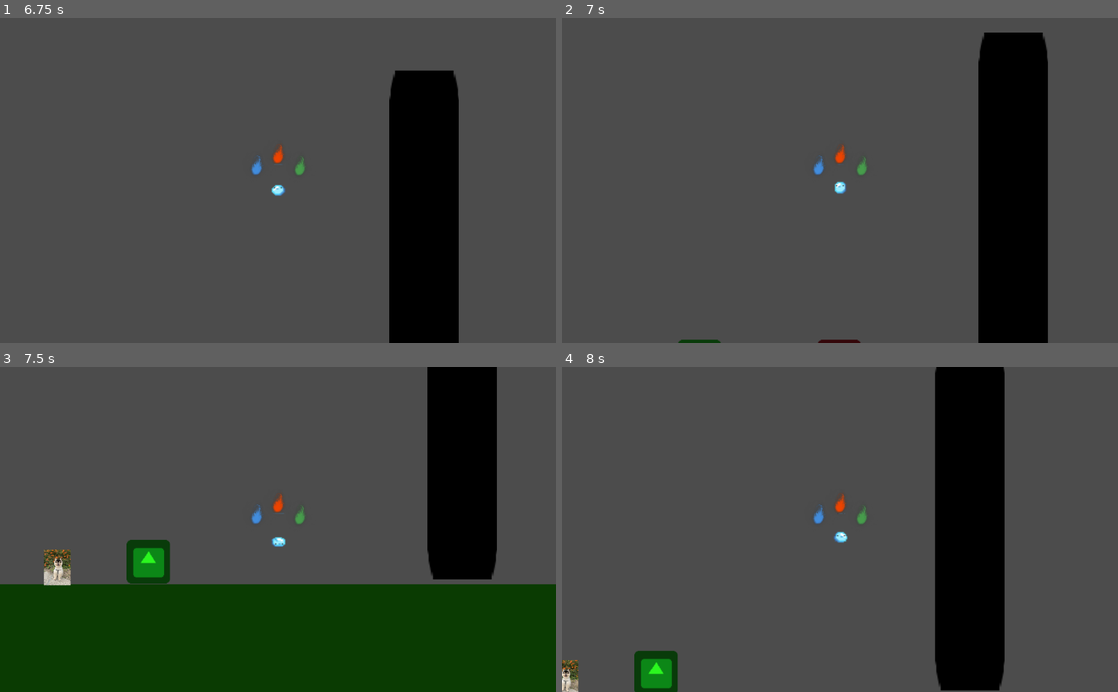
Above: before the commit, frames 1-4 (two rows, left to right).
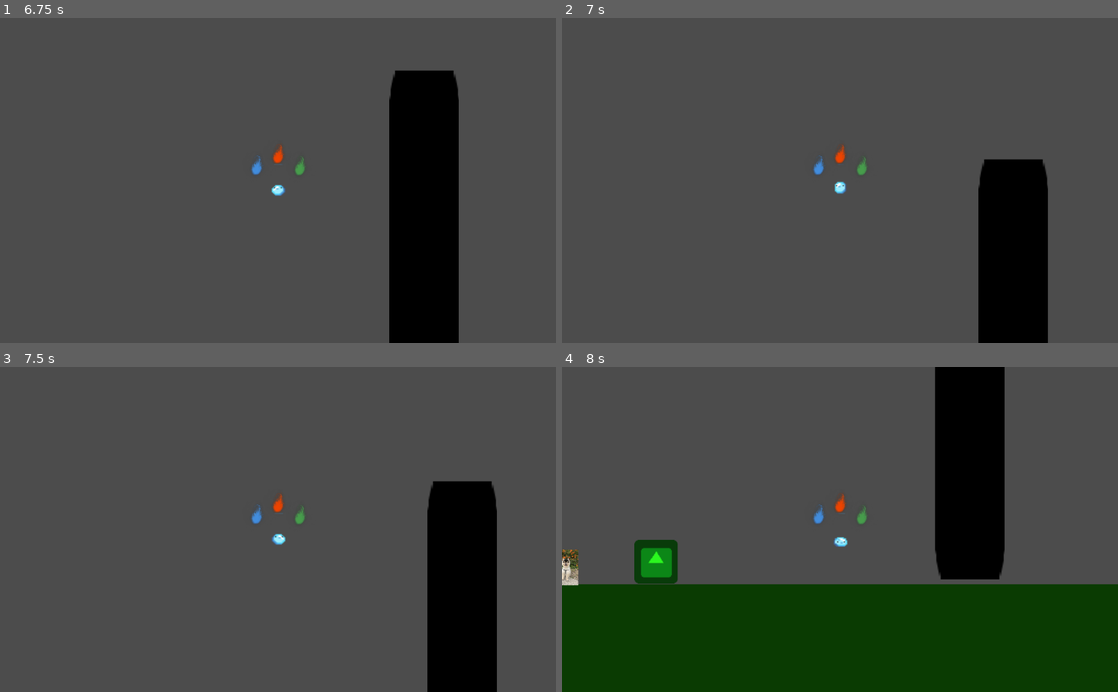
Above: after the commit, the same moments.

Repository: mccomicke3/Indigo_Sprint2
Game: Godot game, scene res://BaseWorld.tscn
The game is run twice, just before and just after one commit, with the same random seed, the same clock (stepped at 60 frames per second) and the same inputs. The engine's default icon, where the game draws it, is replaced by a stand-in: a white triangle on a blue panel in a dark square.
Inputs:
- Up to frame 1 (6.75 s): hold 1 (ui_1) 0.53-1.28 s; hold Right (ui_right) 0.53-2.03 s; tap Up (ui_up) at 0.77, 1.07, 1.52, 1.82, 3.02, 3.05, 3.32, 4.52, 4.82, 6.02, 6.32 s; tap 2 (ui_2) at 0.8, 1.35, 4.55 s; tap 3 (ui_3) at 1.55, 5.3, 5.85 s; hold Left (ui_left) 2.03-2.78 s; hold 3 (ui_3) 2.03-2.78 s; tap 4 (ui_4) at 2.3, 2.85, 6.05 s; hold Right (ui_right) 2.78-4.28 s; hold Up (ui_up) 3.53-4.28 s; tap 1 (ui_1) at 3.8, 4.35 s; hold Left (ui_left) 4.28-5.03 s; hold Right (ui_right) 5.03-5.78 s; hold 2 (ui_2) 5.03-5.78 s; hold Left (ui_left) from 5.78 s (still down); hold 4 (ui_4) from 6.53 s (still down)
- Up to frame 2 (7 s): keep holding Left (ui_left); keep holding 4 (ui_4); tap Up (ui_up) at 6.77, 6.8 s
- Up to frame 3 (7.5 s): tap Up (ui_up) at 7.07 s; release Left (ui_left) at 7.28 s; release 4 (ui_4) at 7.28 s; hold Right (ui_right) from 7.28 s (still down); tap 1 (ui_1) at 7.35 s
- Up to frame 4 (8 s): keep holding Right (ui_right); tap Up (ui_up) at 7.52, 7.82 s

Frame 1 is identical in both runs. In frame 2, 5.1% of the frame differs, in the area x 20-88%, y 4-100%; in frame 3, 40%, in the area x 0-100%, y 0-100%; in frame 4, 34%.

Commit message:
added more jumps when having wind element

Diff:
--- a/TestPlatformer/playerController.gd
+++ b/TestPlatformer/playerController.gd
@@ -30,27 +30,29 @@
 
 	if get_col != null:
 		if get_col.collider.is_in_group("fire"):
-			print("fire")
 			if (currentElement == ElementState.Fire):
 				get_col.collider.free()
 		elif get_col.collider.is_in_group("water"):
-			print("water")
 			if (currentElement == ElementState.Water):
 				get_col.collider.free()
 		elif get_col.collider.is_in_group("wind"):
-			print("wind")
 			if (currentElement == ElementState.Wind):
 				get_col.collider.free()
 
 func _elementChange():
-	if Input.is_action_pressed("ui_4"):
+	if Input.is_action_just_pressed("ui_4"):
 		currentElement = ElementState.None
-	if Input.is_action_pressed("ui_1"):
+		print("noneState")
+	if Input.is_action_just_pressed("ui_1"):
 		currentElement = ElementState.Fire
-	if Input.is_action_pressed("ui_2"):
+		print("fireState")
+	if Input.is_action_just_pressed("ui_2"):
 		currentElement = ElementState.Water
-	if Input.is_action_pressed("ui_3"):
+		print("waterState")
+	if Input.is_action_just_pressed("ui_3"):
 		currentElement = ElementState.Wind
+		print("windState")
+
 
 
 
@@ -74,12 +76,16 @@
 		motion.x = 0
 	if motion.x == 0 && is_on_floor():
 		$AnimationPlayer.play('Idle')
-	if Input.is_action_just_pressed("ui_up") && jump_count > 0:
+	if Input.is_action_just_pressed("ui_up") && jump_count >= 0:
+		jump_count -= 1
 		motion.y = -jumpHeight
 		$AnimationPlayer.play('Jump')
-		jump_count -= 1
 	if is_on_floor():
-		jump_count = 1
+		#triple jump when having wind, double jump otherwise
+		if (currentElement == ElementState.Wind):
+			jump_count = 1
+		else:
+			jump_count = 0
 	if Input.is_action_pressed('ui_up') && is_on_wall():
 		motion.y = -jumpHeight
 	if Input.is_action_pressed("ui_space"):
